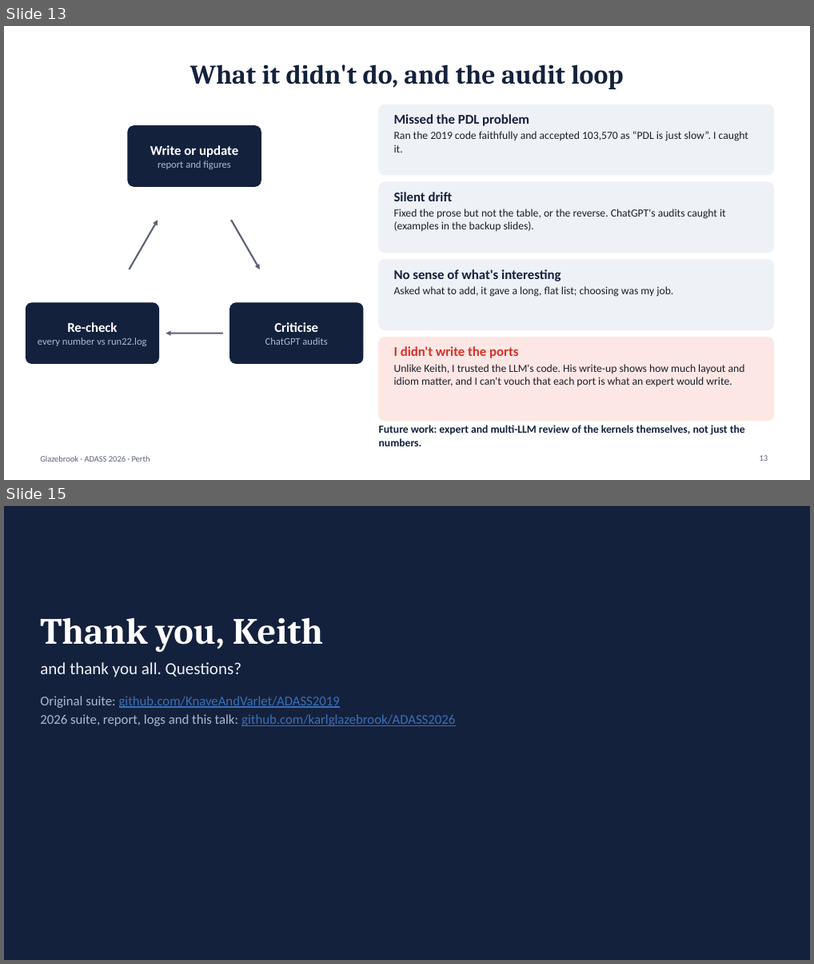
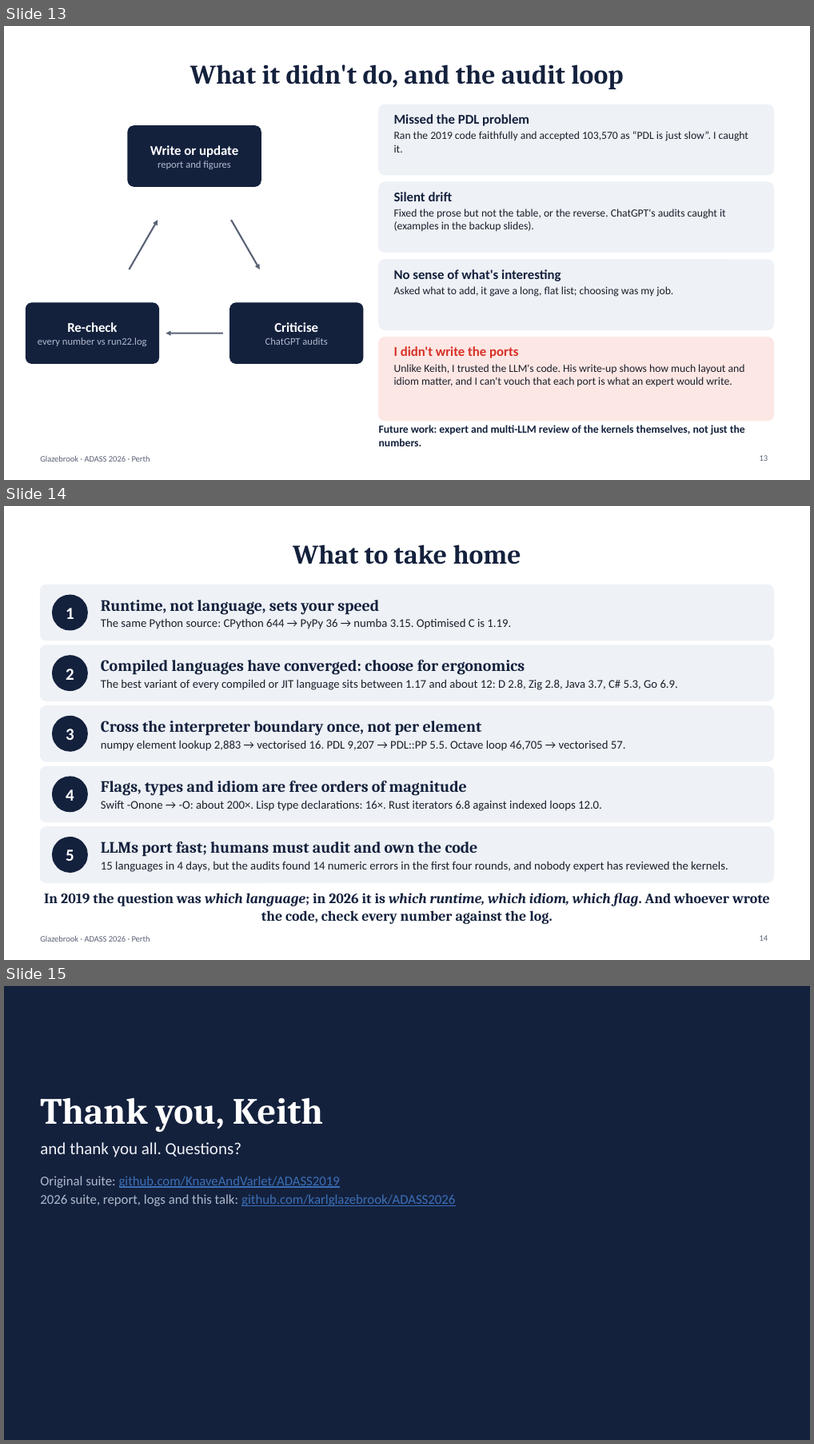
Before and after one commit to karlglazebrook/ADASS2026, a slide deck: talk/ADASS2026-talk.pptx. Shown one above the other, each under a label of ours: slides 13 and 15 before the commit, slides 13, 14 and 15 after it; the slides between them are not shown. The pictures are 814x964 and 814x1444 pixels, drawn with LibreOffice and Linux fonts; fonts in the diff are those of the drawing. Boxes give left, top, right and bottom in pixels: in the first picture for what was removed or moved away, otherwise in the second. Text is boxed around its words. In the diff, an @@ line names an element or a change of style, - is before the commit and + after.

```diff
--- a/talk/ADASS2026-talk.pptx
+++ b/talk/ADASS2026-talk.pptx
@@ slide 14 added at [4,506,810,960], background #FFFFFF; not listed: 1 template element that a slide beside it also shows @@
@@ title added at [293,544,522,564], 32 pt, text #14213D, bold @@
+What to take home
@@ rounded rectangle added at [40,584,774,640], fill #EEF1F6, outline #EEF1F6 1 pt @@
@@ ellipse added at [52,595,87,630], fill #14213D, outline #14213D 1 pt @@
@@ text added at [101,600,511,629], 14 pt, text #1B1F2B @@
+Runtime, not language, sets your speed
+The same Python source: CPython 644 → PyPy 36 → numba 3.15. Optimised C is 1.19.
@@ text added at [66,608,74,619], 20 pt, text #FFFFFF, bold @@
+1
@@ rounded rectangle added at [40,645,774,700], fill #EEF1F6, outline #EEF1F6 1 pt @@
@@ ellipse added at [52,656,87,691], fill #14213D, outline #14213D 1 pt @@
@@ text added at [66,668,74,680], 20 pt, text #FFFFFF, bold @@
+2
@@ text added at [101,660,678,690], 14 pt, text #1B1F2B @@
+Compiled languages have converged: choose for ergonomics
+The best variant of every compiled or JIT language sits between 1.17 and about 12: D 2.8, Zig 2.8, Java 3.7, C# 5.3, Go 6.9.
@@ rounded rectangle added at [40,706,774,761], fill #EEF1F6, outline #EEF1F6 1 pt @@
@@ ellipse added at [52,716,87,751], fill #14213D, outline #14213D 1 pt @@
@@ text added at [101,720,626,751], 14 pt, text #1B1F2B @@
+Cross the interpreter boundary once, not per element
+numpy element lookup 2,883 → vectorised 16. PDL 9,207 → PDL::PP 5.5. Octave loop 46,705 → vectorised 57.
@@ text added at [66,728,74,740], 20 pt, text #FFFFFF, bold @@
+3
@@ rounded rectangle added at [40,766,774,822], fill #EEF1F6, outline #EEF1F6 1 pt @@
@@ ellipse added at [52,776,87,812], fill #14213D, outline #14213D 1 pt @@
@@ text added at [66,789,74,800], 20 pt, text #FFFFFF, bold @@
+4
@@ text added at [101,780,602,811], 14 pt, text #1B1F2B @@
+Flags, types and idiom are free orders of magnitude
+Swift -Onone → -O: about 200×. Lisp type declarations: 16×. Rust iterators 6.8 against indexed loops 12.0.
@@ rounded rectangle added at [40,827,774,882], fill #EEF1F6, outline #EEF1F6 1 pt @@
@@ ellipse added at [52,837,87,872], fill #14213D, outline #14213D 1 pt @@
@@ text added at [101,841,729,872], 14 pt, text #1B1F2B @@
+LLMs port fast; humans must audit and own the code
+15 languages in 4 days, but the audits found 14 numeric errors in the first four rounds, and nobody expert has reviewed the kernels.
@@ text added at [66,849,74,860], 20 pt, text #FFFFFF, bold @@
+5
@@ text added at [44,892,770,924], 17 pt, text #14213D, bold @@
+In 2019 the question was which language; in 2026 it is which runtime, which idiom, which flag. And whoever wrote the code, check every number against the log.
@@ page number added at [760,935,769,940], 10 pt, text #5A6275 @@
+14
```
Also in this commit, not shown: 1 slide removed, 2 other files.
